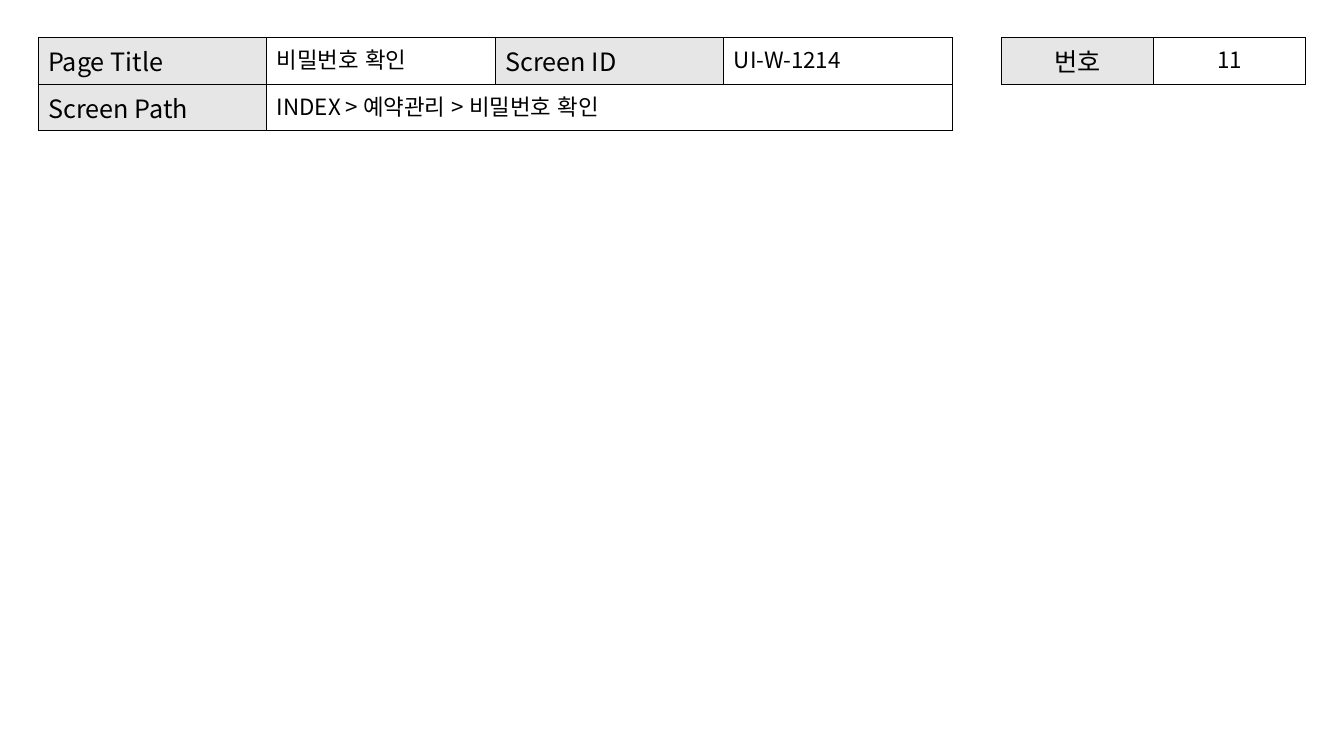
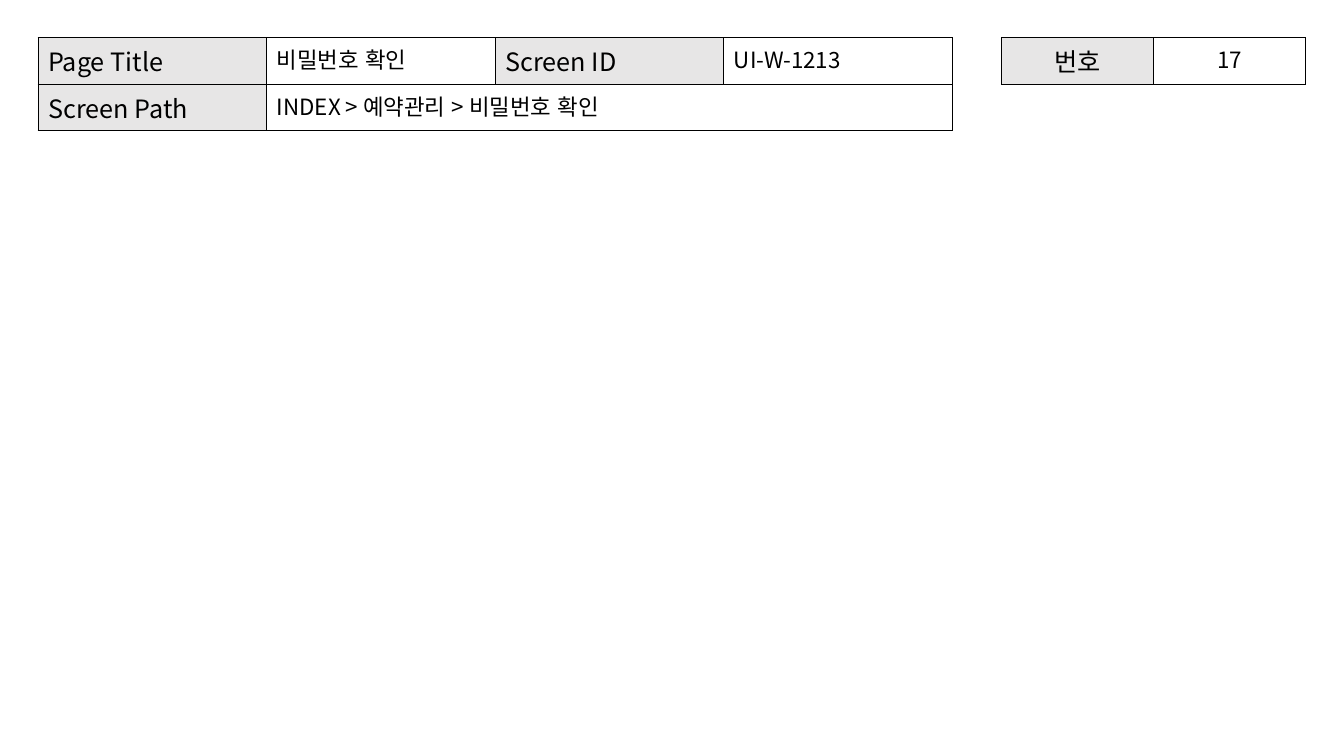
Before and after one commit to Shimcoding/AnywhereBnb, a slide deck: slide 37 of 제주관광비앤비_프로젝트.pptx (slide 29 before the commit). Drawn at 1344x756 pixels with LibreOffice and Linux fonts; fonts in the diff are those of the drawing. Boxes give left, top, right and bottom in pixels: in the first picture for what was removed or moved away, otherwise in the second. Text is boxed around its words. In the diff, an @@ line names an element or a change of style, - is before the commit and + after.

```diff
--- a/제주관광비앤비_프로젝트.pptx
+++ b/제주관광비앤비_프로젝트.pptx
@@ table at box(38, 37, 954, 123) @@
-row 1, column 4: UI-W-1214
+row 1, column 4: UI-W-1213
@@ table at box(1002, 37, 1307, 79) @@
-row 1, column 2: 11
+row 1, column 2: 17
```
Also in this commit, not shown: 14 other slides changed, 8 slides added, 3 other files.
